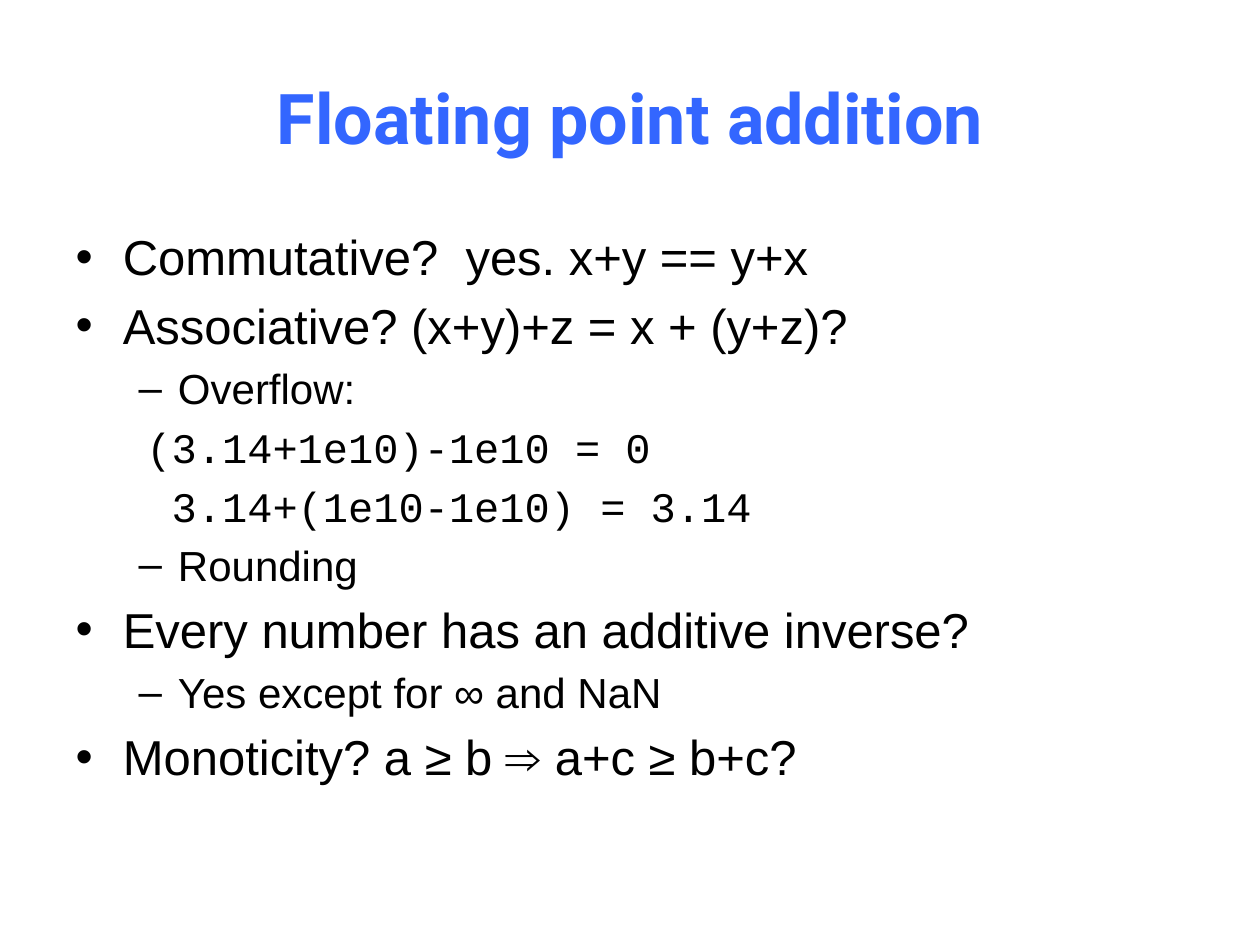
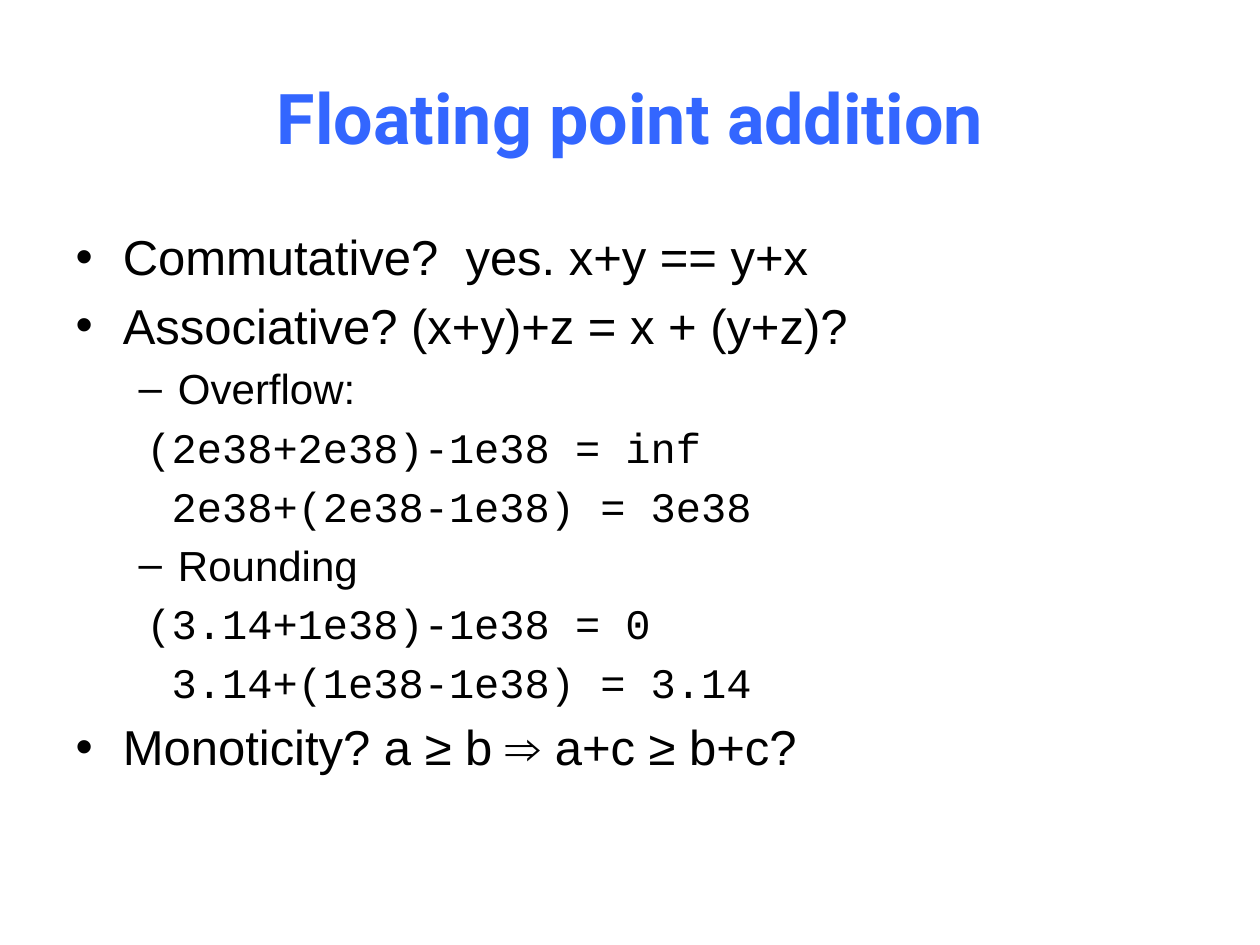
Before and after one commit to NYU-CSO/nyu-cso.github.io, a slide deck: slide 62 of notes/03-floats.pptx. Drawn at 1260x945 pixels with LibreOffice and Linux fonts; fonts in the diff are those of the drawing. Boxes give left, top, right and bottom in pixels: in the first picture for what was removed or moved away, otherwise in the second. Text is boxed around its words. In the diff, an @@ line names an element or a change of style, - is before the commit and + after.

```diff
--- a/notes/03-floats.pptx
+++ b/notes/03-floats.pptx
@@ text at <box>146,433,752,531</box>: text changed @@
-  (3.14+1e10)-1e10 = 0
-  3.14+(1e10-1e10) = 3.14
+  (2e38+2e38)-1e38 = inf
+  2e38+(2e38-1e38) = 3e38
@@ text at <box>146,609,752,707</box>: text changed; size 28 to 24 pt; font Arial to Courier New @@
-• Every number has an additive inverse?
-  – Yes except for ∞ and NaN
+  (3.14+1e38)-1e38 = 0
+  3.14+(1e38-1e38) = 3.14
```
Also in this commit, not shown: 3 other slides changed, 1 other file.
